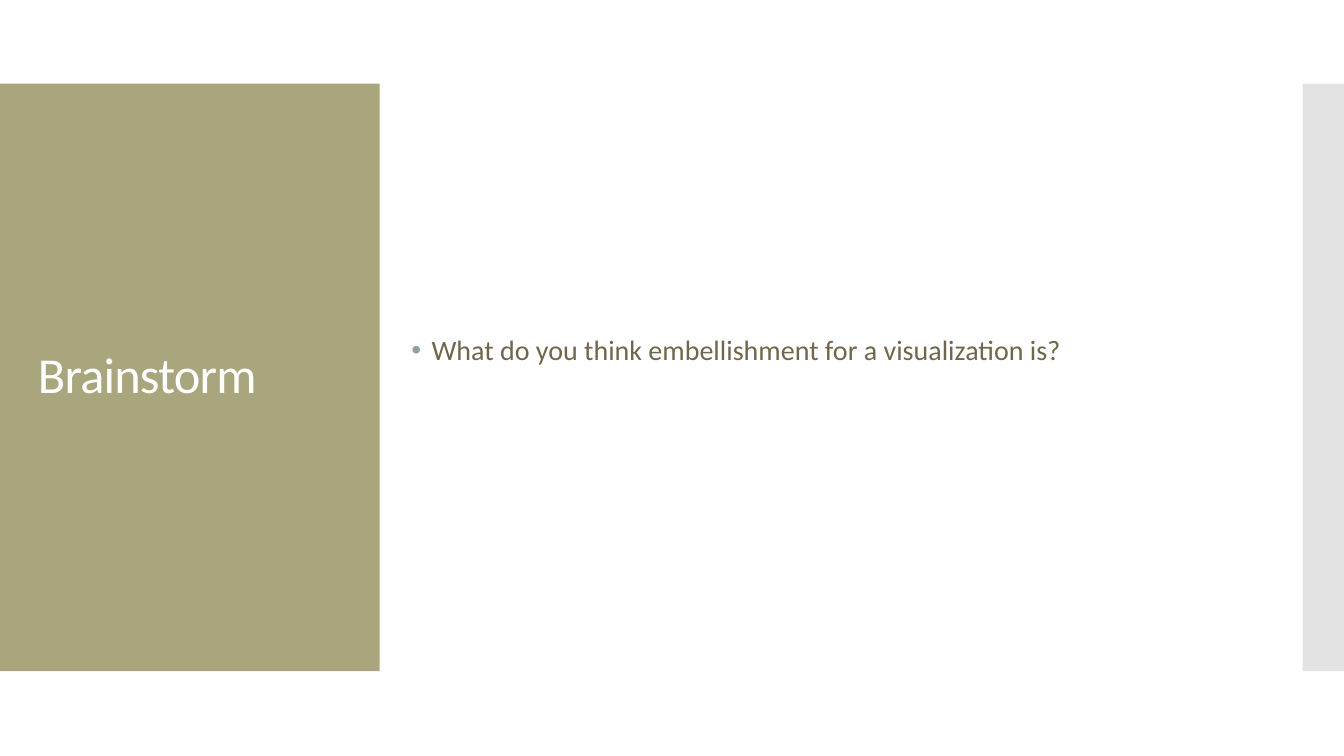
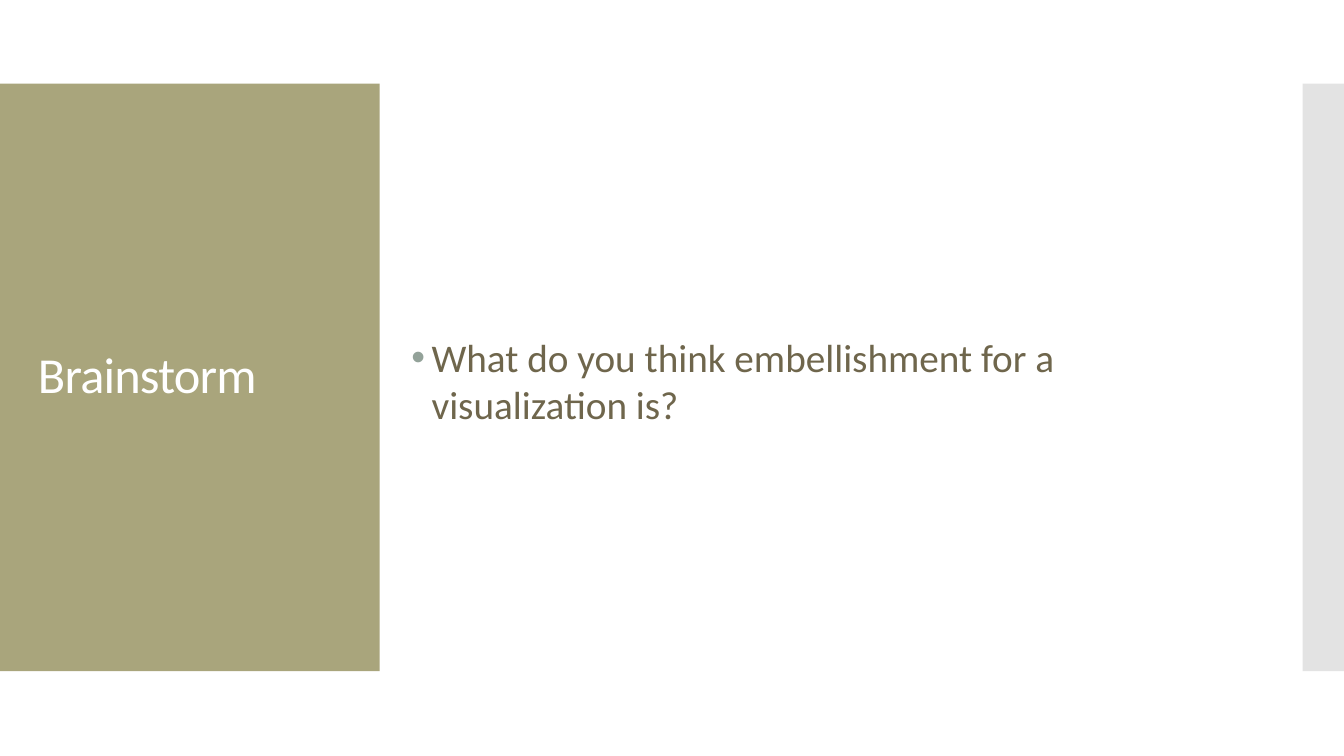
Before and after one commit to amosca01/SDS-CSC109, a slide deck: slide 4 of slides/06-embellishment.pptx. Drawn at 1344x756 pixels with LibreOffice and Linux fonts; fonts in the diff are those of the drawing. Boxes give left, top, right and bottom in pixels: in the first picture for what was removed or moved away, otherwise in the second. Text is boxed around its words. In the diff, an @@ line names an element or a change of style, - is before the commit and + after.

```diff
--- a/slides/06-embellishment.pptx
+++ b/slides/06-embellishment.pptx
@@ text "What do you think embellishment ..." at (432, 345, 1054, 420): size 20 to 28 pt @@
```
Also in this commit, not shown: 1 other slide changed, 9 other files.
